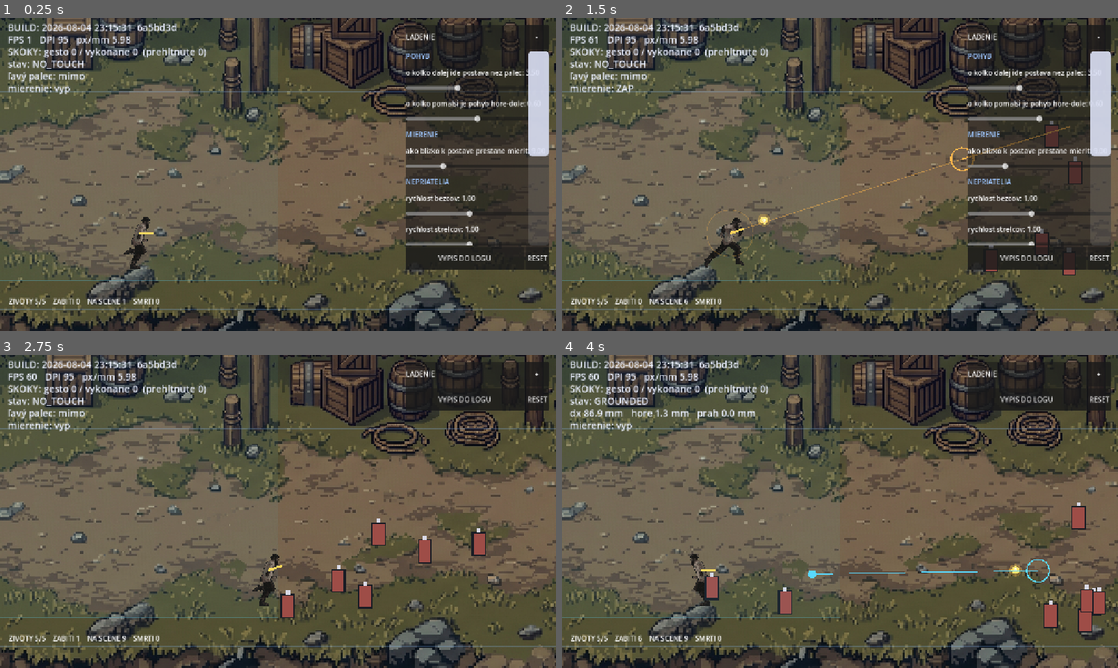
Above: before the commit, frames 1-4 (two rows, left to right).
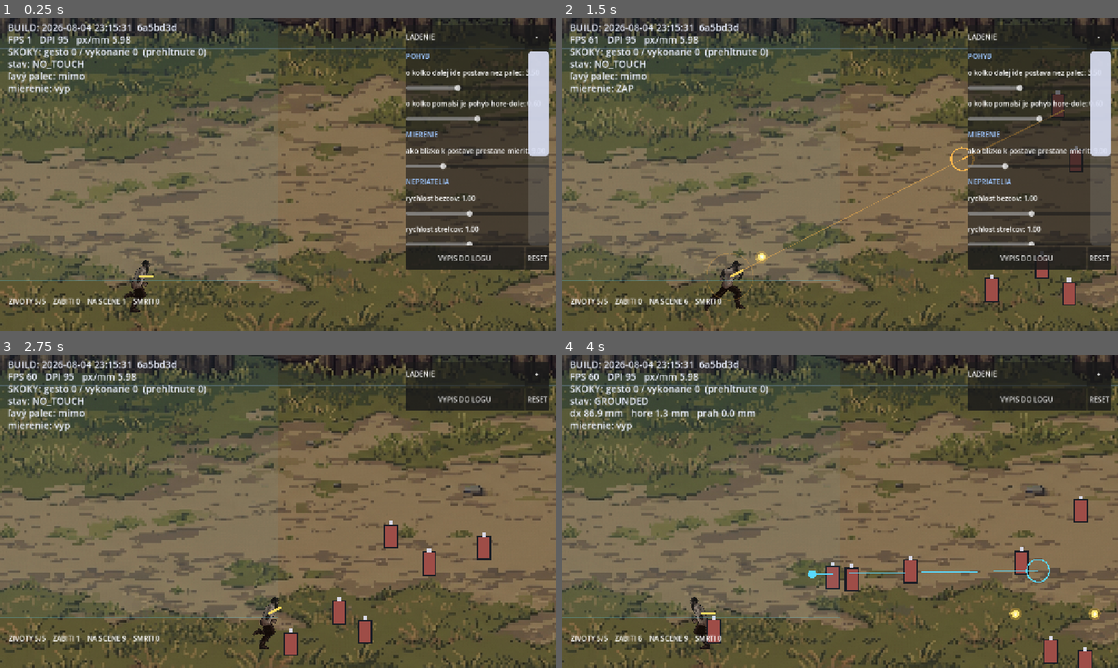
Above: after the commit, the same moments.

Repository: belispav/slavs
Game: Godot game, scene res://scenes/main.tscn
Two runs of this game, one before a commit and one after it. Both use one fixed random seed, a clock stepped at 60 frames per second and the inputs below.
Inputs (mouse positions are in pixels of both pictures, inside the frame that each line leads up to):
- Up to frame 1 (0.25 s): no input
- Up to frame 2 (1.5 s): click "-" at 0.5 s; tap Enter (ui_accept) at 1.25 s; move the mouse to (962, 158) at 1.27 s; hold D from 1.28 s (still down); hold Space from 1.28 s (still down); click (962, 158) at 1.42 s
- Up to frame 3 (2.75 s): tap Enter (ui_accept) at 1.52 s; release D at 2 s; release Space at 2 s; drag from (166, 527) to (261, 592) at 2.02 s
- Up to frame 4 (4 s): move the mouse to (895, 442) at 2.77 s; hold A 2.78-3.5 s; hold L 2.78-3.5 s; drag from (812, 574) to (1040, 570) at 3.52 s

The runs differ from the first frame. In frame 1, 34% of the frame differs, in the area x 0-100%, y 0-100%; in frame 2, 35%; in frame 3, 42%; in frame 4, 42%.

Commit message:
Switch to env_02: 700 rows of open ground instead of 500
Measured off the picture: grass begins at the foot of the palisade around row
555 and the bank drops into the river around 1255. The open ground is clear -
no crates, barrels or posts standing on it to walk through.

Still 20 rows short of scrolling. The screen is 720 tall, so a 700 unit band
fits inside it and the camera stays locked, which is a difference of about two
per cent and not visible. Getting the scroll needs the treeline above the
palisade cut down; it currently takes a third of the image on its own.

check_background.py measures a background instead of guessing at it. Its first
version read the palisade as ground - timber is warm brown, same as dirt - and
then took the outermost matching rows, so a few fence rows dragged the top of
the band up into the fence. It now scores rows on how much they change across
their width, since a row of posts changes many times and open ground does not,
and takes the longest unbroken run rather than the extremes.

Diff:
--- a/volya/scripts/main.gd
+++ b/volya/scripts/main.gd
@@ -20,7 +20,7 @@
 ## second by a character 130 units tall, and there is nowhere to put the feet of
 ## an enemy or the bottom of a cage.
 ##
-const BACKGROUND_PATH := "res://art/env_01.png"
+const BACKGROUND_PATH := "res://art/env_02.png"
 
 ## Which rows of the background picture are open ground, measured from the art
 ## itself. Above them is the palisade and the props stacked against it, below
@@ -29,8 +29,11 @@
 ## The playable field is taken from these, not the other way round. Deciding the
 ## field in screen fractions and then hoping the picture agreed was what made
 ## the earlier attempts feel wrong - the character could walk into the river.
-const BG_WALK_TOP := 640.0
-const BG_WALK_BOTTOM := 1140.0
+## Measured on env_02: grass begins at the foot of the palisade around row 555,
+## and the bank drops into the river around row 1255. 700 rows of open ground,
+## against 500 in the first background.
+const BG_WALK_TOP := 555.0
+const BG_WALK_BOTTOM := 1255.0
 
 var player            # untyped on purpose: the script is attached at runtime
 var bullets: Array = []
Binary file added: volya/art/env_02.png
Not shown, added: tools/check_background.py
